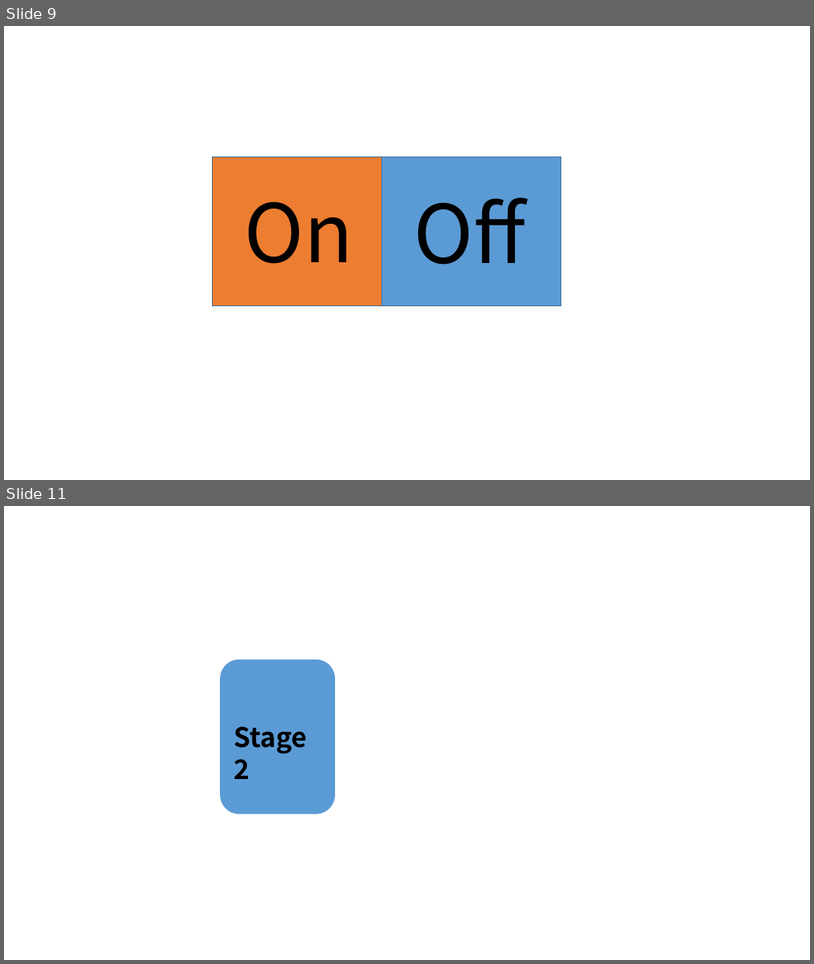
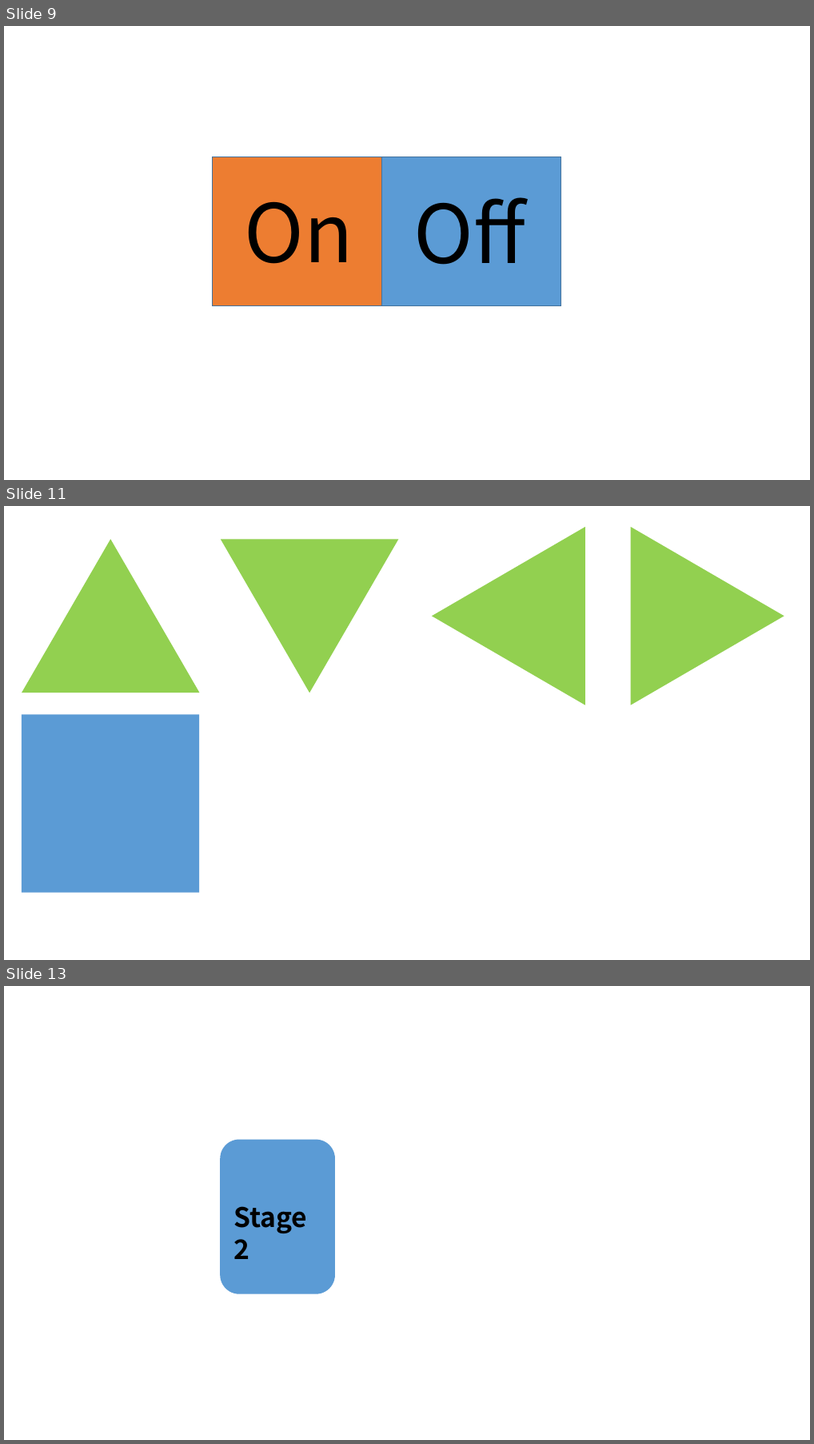
Before and after one commit to Maze-of-memories/origin, a slide deck: icon.pptx. Shown one above the other, each under a label of ours: slides 9 and 11 before the commit, slides 9, 11 and 13 after it; the slides between them are not shown. The pictures are 814x964 and 814x1444 pixels, drawn with LibreOffice and Linux fonts; fonts in the diff are those of the drawing. Boxes give left, top, right and bottom in pixels: in the first picture for what was removed or moved away, otherwise in the second. Text is boxed around its words. In the diff, an @@ line names an element or a change of style, - is before the commit and + after.

```diff
--- a/icon.pptx
+++ b/icon.pptx
@@ slide 11 added at (4,506,810,960), background #FFFFFF @@
@@ triangle added at (432,527,586,705), fill #92D050 @@
@@ triangle added at (630,527,784,705), fill #92D050 @@
@@ triangle added at (22,540,199,693), fill #92D050 @@
@@ triangle added at (221,540,398,693), fill #92D050 @@
@@ rectangle added at (22,714,199,892), fill #5B9BD5 @@
@@ what was slide 11 is now slide 13 @@
```
Also in this commit, not shown: 1 slide changed, 1 other slide added, 21 other files.
